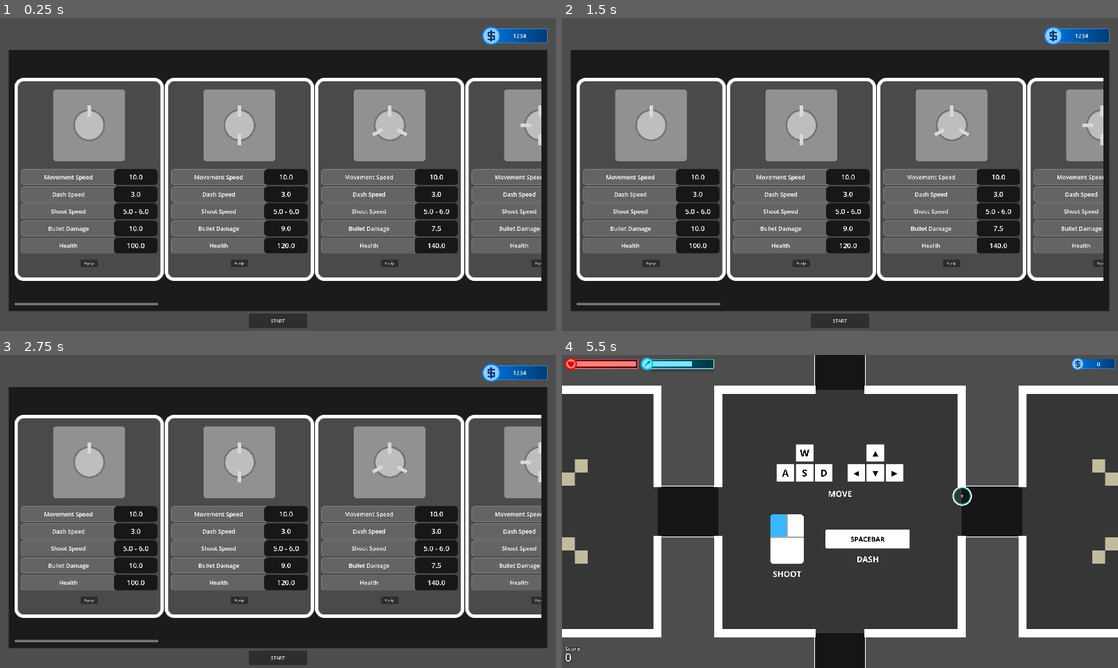
Above: before the commit, frames 1-4 (two rows, left to right).
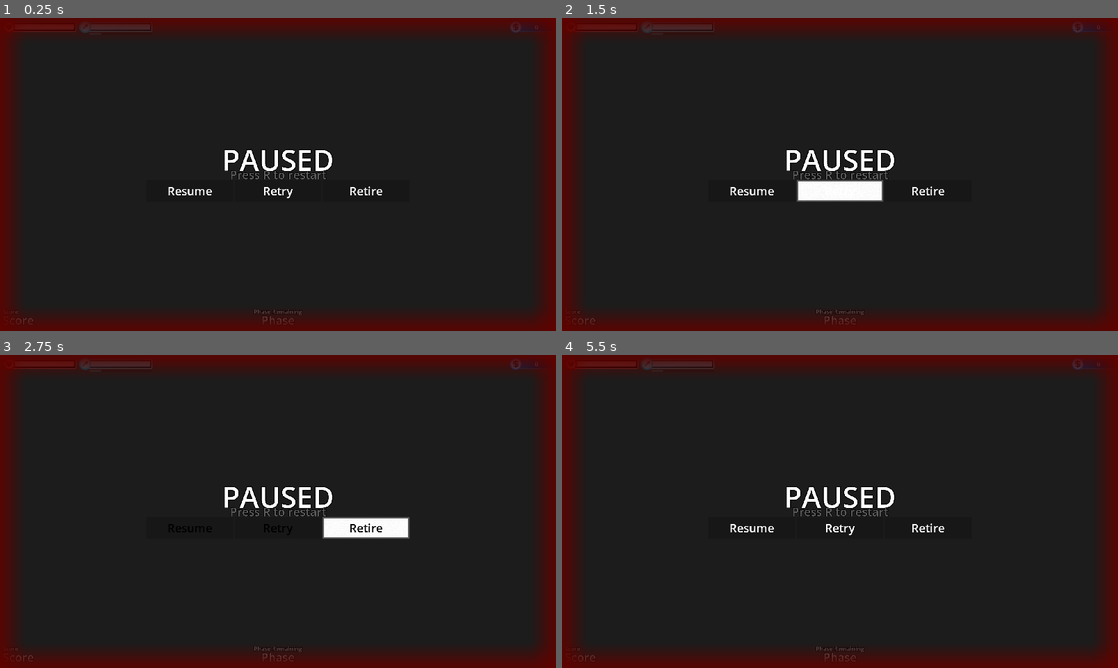
Above: after the commit, the same moments.

Repository: doanryderrhythm/thesis-1-vng-game
Game: Godot game, scene res://scenes/ui/debug_ui.tscn
Same seed, same stepped clock (60 frames per second), same inputs: the game is played once before the commit and once after it. Before the commit the project starts from res://scenes/main_scenes/shop_scene.tscn.
Inputs (mouse positions are in pixels of both pictures, inside the frame that each line leads up to):
- Up to frame 1 (0.25 s): no input
- Up to frame 2 (1.5 s): click (751, 190) at 0.5 s, where only the run after the commit has a clickable "Resume"; click (840, 190) at 1.25 s, where only the run after the commit has a clickable "Retry"
- Up to frame 3 (2.75 s): click (366, 527) at 2 s, where only the run after the commit has a clickable "Retire"
- Up to frame 4 (5.5 s): click (840, 527) at 2.75 s, where only the run after the commit has a clickable "Retry"; click (840, 527) at 3.5 s, where only the run after the commit has a clickable "Retry"; click (840, 658) at 4.25 s, where only the run before the commit has a clickable "START"; tap R at 5 s; move the mouse to (962, 495) at 5.02 s; hold Right (right) from 5.03 s (still down); tap Space (dash) at 5.1 s; click (962, 495) at 5.17 s

The runs differ from the first frame. In frame 1, 77% of the frame differs, in the area x 0-100%, y 0-100%; in frame 2, 77%; in frame 3, 76%; in frame 4, 95%.

Commit message:
Made a pause screen (no functions yet)

Diff:
--- a/untitled-thesis-1-game/project.godot
+++ b/untitled-thesis-1-game/project.godot
@@ -11,7 +11,7 @@
 [application]
 
 config/name="Untitled Thesis 1 GAME"
-run/main_scene="uid://cl6xpd7qlb36r"
+run/main_scene="uid://di78feag8gs8a"
 config/features=PackedStringArray("4.6", "GL Compatibility")
 config/icon="res://icon.svg"
 
--- a/untitled-thesis-1-game/scenes/ui/debug_ui.tscn
+++ b/untitled-thesis-1-game/scenes/ui/debug_ui.tscn
@@ -7,6 +7,9 @@
 [ext_resource type="Texture2D" uid="uid://bx5nkaqlcb8v0" path="res://sprites/bars/dash_progress.png" id="5_ukyxi"]
 [ext_resource type="Texture2D" uid="uid://dak77hof5amf7" path="res://sprites/bars/coin_count.png" id="6_k7b8x"]
 [ext_resource type="Texture2D" uid="uid://4s2cqw63nr6" path="res://sprites/gameplay/danger.png" id="6_pu33q"]
+[ext_resource type="Texture2D" uid="uid://br46pgblghmvf" path="res://sprites/ui/pause_button_unselected.png" id="8_f6xhk"]
+[ext_resource type="Texture2D" uid="uid://b2nua0rf6jexh" path="res://sprites/ui/pause_button_pressed.png" id="9_hqpec"]
+[ext_resource type="Texture2D" uid="uid://r0ku0idq14xt" path="res://sprites/ui/pause_button_selected.png" id="10_hr2xk"]
 
 [sub_resource type="GDScript" id="GDScript_2bpog"]
 resource_name = "debug_ui"
@@ -165,6 +168,29 @@
 &"level_appear": SubResource("Animation_fadvp")
 }
 
+[sub_resource type="LabelSettings" id="LabelSettings_ukyxi"]
+line_spacing = 0.0
+font_size = 100
+outline_size = 10
+outline_color = Color(0, 0, 0, 1)
+
+[sub_resource type="GDScript" id="GDScript_f6xhk"]
+resource_name = "pause_nav_button"
+script/source = "extends TextureButton
+
+@onready var text: Label = $Label
+
+func _process(_delta: float) -> void:
+	if is_hovered():
+		text.label_settings.font_color = Color.BLACK
+	else:
+		text.label_settings.font_color = Color.WHITE
+"
+
+[sub_resource type="LabelSettings" id="LabelSettings_f6xhk"]
+line_spacing = 0.0
+font_size = 40
+
 [node name="DebugUi" type="CanvasLayer" unique_id=2086543205]
 script = SubResource("GDScript_2bpog")
 
@@ -330,3 +356,94 @@
 
 [node name="AnimationPlayer" type="AnimationPlayer" parent="." unique_id=843545269]
 libraries/ = SubResource("AnimationLibrary_ukyxi")
+
+[node name="PauseNode" type="ColorRect" parent="." unique_id=460876851]
+anchors_preset = 15
+anchor_right = 1.0
+anchor_bottom = 1.0
+grow_horizontal = 2
+grow_vertical = 2
+color = Color(0, 0, 0, 0.63529414)
+
+[node name="PauseLabel" type="Label" parent="PauseNode" unique_id=644083097]
+layout_mode = 1
+anchors_preset = 14
+anchor_top = 0.5
+anchor_right = 1.0
+anchor_bottom = 0.5
+offset_top = -120.0
+offset_bottom = 17.000061
+grow_horizontal = 2
+grow_vertical = 2
+text = "PAUSED"
+label_settings = SubResource("LabelSettings_ukyxi")
+horizontal_alignment = 1
+vertical_alignment = 1
+
+[node name="HBoxContainer" type="HBoxContainer" parent="PauseNode" unique_id=938890065]
+layout_mode = 1
+anchors_preset = 15
+anchor_right = 1.0
+anchor_bottom = 1.0
+offset_top = 560.0
+offset_bottom = -446.0
+grow_horizontal = 2
+grow_vertical = 2
+alignment = 1
+
+[node name="ResumeButton" type="TextureButton" parent="PauseNode/HBoxContainer" unique_id=36128031]
+layout_mode = 2
+texture_normal = ExtResource("8_f6xhk")
+texture_pressed = ExtResource("9_hqpec")
+texture_hover = ExtResource("10_hr2xk")
+script = SubResource("GDScript_f6xhk")
+
+[node name="Label" type="Label" parent="PauseNode/HBoxContainer/ResumeButton" unique_id=27156900]
+layout_mode = 1
+anchors_preset = 15
+anchor_right = 1.0
+anchor_bottom = 1.0
+grow_horizontal = 2
+grow_vertical = 2
+text = "Resume"
+label_settings = SubResource("LabelSettings_f6xhk")
+horizontal_alignment = 1
+vertical_alignment = 1
+
+[node name="RetryButton" type="TextureButton" parent="PauseNode/HBoxContainer" unique_id=486578130]
+layout_mode = 2
+texture_normal = ExtResource("8_f6xhk")
+texture_pressed = ExtResource("9_hqpec")
+texture_hover = ExtResource("10_hr2xk")
+script = SubResource("GDScript_f6xhk")
+
+[node name="Label" type="Label" parent="PauseNode/HBoxContainer/RetryButton" unique_id=1352143932]
+layout_mode = 1
+anchors_preset = 15
+anchor_right = 1.0
+anchor_bottom = 1.0
+grow_horizontal = 2
+grow_vertical = 2
+text = "Retry"
+label_settings = SubResource("LabelSettings_f6xhk")
+horizontal_alignment = 1
+vertical_alignment = 1
+
+[node name="RetireButton" type="TextureButton" parent="PauseNode/HBoxContainer" unique_id=1127466032]
+layout_mode = 2
+texture_normal = ExtResource("8_f6xhk")
+texture_pressed = ExtResource("9_hqpec")
+texture_hover = ExtResource("10_hr2xk")
+script = SubResource("GDScript_f6xhk")
+
+[node name="Label" type="Label" parent="PauseNode/HBoxContainer/RetireButton" unique_id=383819052]
+layout_mode = 1
+anchors_preset = 15
+anchor_right = 1.0
+anchor_bottom = 1.0
+grow_horizontal = 2
+grow_vertical = 2
+text = "Retire"
+label_settings = SubResource("LabelSettings_f6xhk")
+horizontal_alignment = 1
+vertical_alignment = 1
Binary file added: untitled-thesis-1-game/sprites/ui/pause_button_pressed.png
Not shown, added: untitled-thesis-1-game/sprites/ui/pause_button_pressed.png.import
Binary file added: untitled-thesis-1-game/sprites/ui/pause_button_selected.png
Not shown, added: untitled-thesis-1-game/sprites/ui/pause_button_selected.png.import
Binary file added: untitled-thesis-1-game/sprites/ui/pause_button_unselected.png
Not shown, added: untitled-thesis-1-game/sprites/ui/pause_button_unselected.png.import
